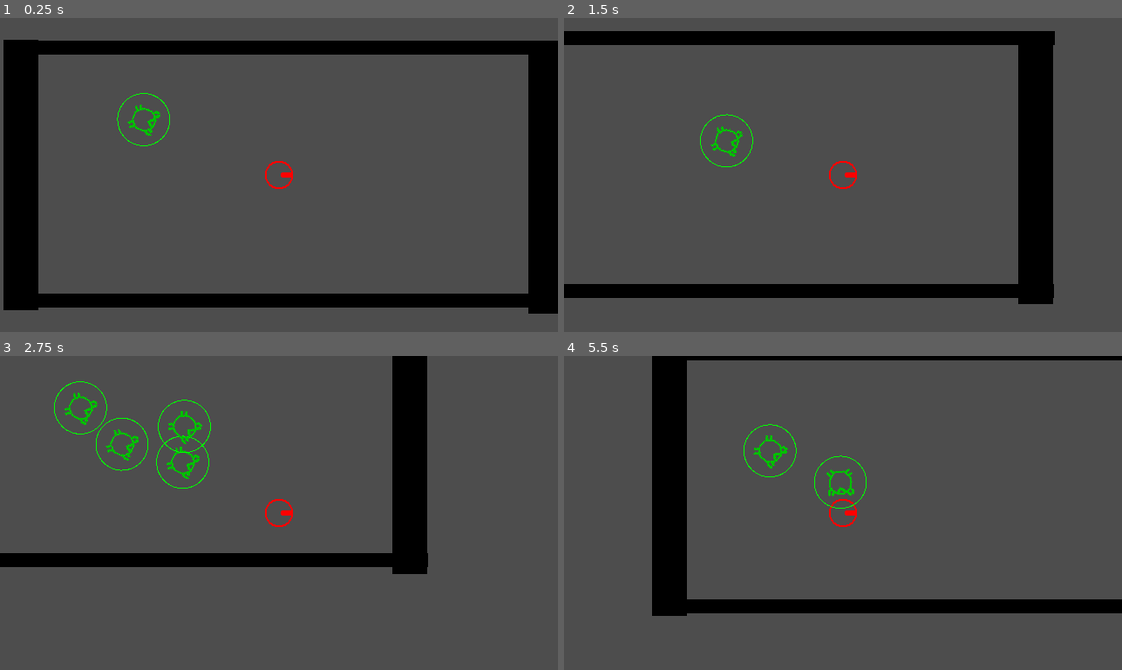
Above: before the commit, frames 1-4 (two rows, left to right).
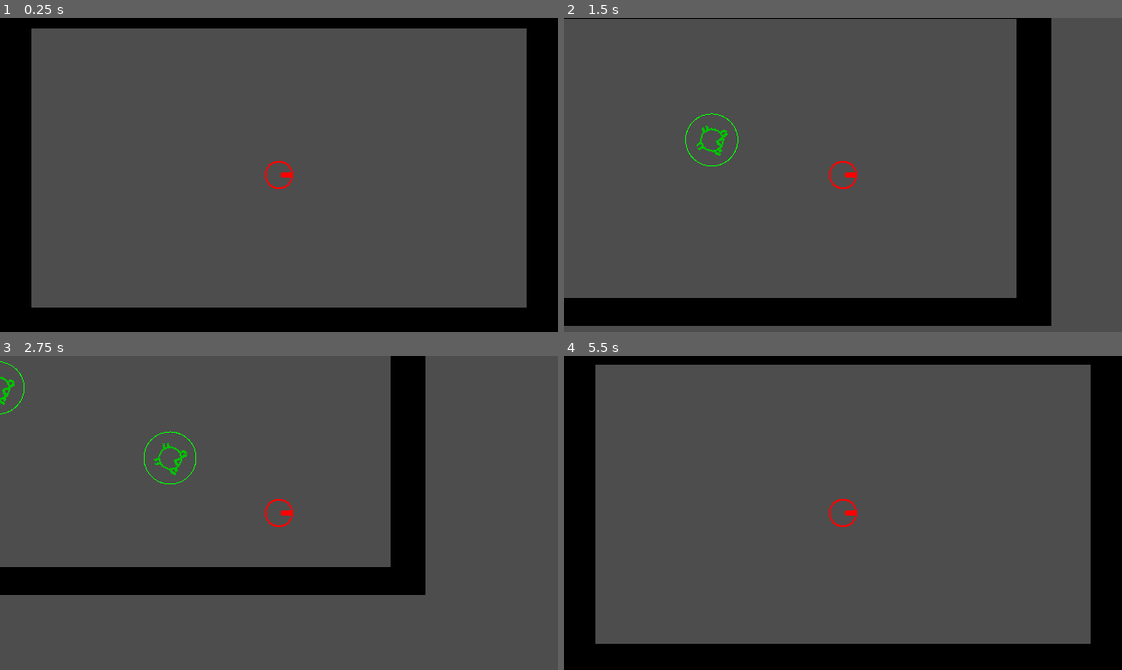
Above: after the commit, the same moments.

Repository: captaindecoy/maze
Game: Godot game, scene res://scenes/game.tscn
Same seed, same stepped clock (60 frames per second), same inputs: the game is played once before the commit and once after it.
Inputs (mouse positions are in pixels of both pictures, inside the frame that each line leads up to):
- Up to frame 1 (0.25 s): no input
- Up to frame 2 (1.5 s): move the mouse to (965, 159) at 0.52 s; hold Right (move_right) 0.53-1.28 s; click (965, 159) at 0.67 s; move the mouse to (731, 190) at 1.27 s; hold Down (move_down) from 1.28 s (still down)
- Up to frame 3 (2.75 s): move the mouse to (334, 443) at 2.02 s; release Down (move_down) at 2.03 s; hold Right (move_right) from 2.03 s (still down)
- Up to frame 4 (5.5 s): move the mouse to (815, 575) at 2.77 s; release Right (move_right) at 2.78 s; hold Up (move_up) 2.78-3.53 s; click (815, 575) at 2.92 s; move the mouse to (1010, 560) at 3.52 s; hold Left (move_left) 3.53-5.03 s; tap R (restart) at 4.15 s; move the mouse to (675, 465) at 4.27 s; move the mouse to (870, 513) at 5.02 s; hold Down (move_down) from 5.03 s (still down); click (870, 513) at 5.17 s

The runs differ from the first frame. In frame 1, 21% of the frame differs, in the area x 0-100%, y 0-100%; in frame 2, 16%; in frame 3, 11%; in frame 4, 28%.

Commit message:
- Project restructure - Fixed wall scale and snapping - Changed spawner to every second, not random chance

Diff:
--- a/scenes/bullet.tscn
+++ b/scenes/bullet.tscn
@@ -1,6 +1,6 @@
 [gd_scene load_steps=4 format=3 uid="uid://i1y83s1f1i7w"]
 
-[ext_resource type="Script" path="res://scripts/BulletRigidBody2D.gd" id="1_dr5ai"]
+[ext_resource type="Script" path="res://scripts/bullet.gd" id="1_t4wsi"]
 [ext_resource type="Texture2D" uid="uid://d0cs55eakg22v" path="res://art/spr_projectile_0.png" id="2_4ghj1"]
 
 [sub_resource type="CapsuleShape2D" id="CapsuleShape2D_noc31"]
@@ -10,7 +10,7 @@
 [node name="Bullet" type="Node2D"]
 
 [node name="BulletArea2D" type="Area2D" parent="."]
-script = ExtResource("1_dr5ai")
+script = ExtResource("1_t4wsi")
 metadata/_edit_group_ = true
 
 [node name="BulletSprite" type="Sprite2D" parent="BulletArea2D"]
--- a/scenes/game.tscn
+++ b/scenes/game.tscn
@@ -1,11 +1,10 @@
-[gd_scene load_steps=10 format=3 uid="uid://cl5cf0f1tn2v4"]
+[gd_scene load_steps=9 format=3 uid="uid://cl5cf0f1tn2v4"]
 
 [ext_resource type="Script" path="res://scripts/game.gd" id="1_dwrw0"]
-[ext_resource type="Script" path="res://scripts/Player2.gd" id="2_7quyl"]
+[ext_resource type="Script" path="res://scripts/player.gd" id="2_a773c"]
 [ext_resource type="Texture2D" uid="uid://clrno1lmvx8ri" path="res://art/onslaught_player.png" id="3_8kxwv"]
 [ext_resource type="Texture2D" uid="uid://dl47dhtsvaa6c" path="res://art/black_pixel.png" id="4_4s14d"]
-[ext_resource type="PackedScene" uid="uid://dihddno88wnsf" path="res://scenes/baddie_01.tscn" id="5_beq4l"]
-[ext_resource type="Script" path="res://scripts/Spawner.gd" id="6_qgipg"]
+[ext_resource type="Script" path="res://scripts/spawner.gd" id="5_v8ohd"]
 
 [sub_resource type="CircleShape2D" id="CircleShape2D_qp8l3"]
 
@@ -31,7 +30,7 @@
 position = Vector2(288, 160)
 collision_layer = 32768
 collision_mask = 32770
-script = ExtResource("2_7quyl")
+script = ExtResource("2_a773c")
 speed = 120
 friction = 0.2
 
@@ -46,66 +45,58 @@
 
 [node name="Walls" type="Node" parent="."]
 
-[node name="NewWall3" type="StaticBody2D" parent="Walls"]
-position = Vector2(296, 304)
-scale = Vector2(15.944, 1)
+[node name="NorthWall" type="StaticBody2D" parent="Walls"]
+position = Vector2(288, -24)
+scale = Vector2(16, 2)
 collision_layer = 3
 metadata/_edit_group_ = true
 
-[node name="WhitePixelpng" type="Sprite2D" parent="Walls/NewWall3"]
+[node name="WhitePixelpng" type="Sprite2D" parent="Walls/NorthWall"]
 scale = Vector2(40, 16)
 texture = ExtResource("4_4s14d")
 
-[node name="CollisionShape2D" type="CollisionShape2D" parent="Walls/NewWall3"]
+[node name="CollisionShape2D" type="CollisionShape2D" parent="Walls/NorthWall"]
 shape = SubResource("RectangleShape2D_i68bs")
 
-[node name="NewWall" type="StaticBody2D" parent="Walls"]
-position = Vector2(-8, 160)
-scale = Vector2(1, 19.4)
+[node name="WestWall" type="StaticBody2D" parent="Walls"]
+position = Vector2(-16, 152)
+scale = Vector2(1, 24)
 collision_layer = 3
 metadata/_edit_group_ = true
 
-[node name="WhitePixelpng" type="Sprite2D" parent="Walls/NewWall"]
+[node name="WhitePixelpng" type="Sprite2D" parent="Walls/WestWall"]
 scale = Vector2(40, 16)
 texture = ExtResource("4_4s14d")
 
-[node name="CollisionShape2D" type="CollisionShape2D" parent="Walls/NewWall"]
+[node name="CollisionShape2D" type="CollisionShape2D" parent="Walls/WestWall"]
 shape = SubResource("RectangleShape2D_i68bs")
 
-[node name="NewWall11" type="StaticBody2D" parent="Walls"]
-position = Vector2(584, 203)
-scale = Vector2(1, 19.4)
+[node name="EastWall" type="StaticBody2D" parent="Walls"]
+position = Vector2(592, 152)
+scale = Vector2(1, 24)
 collision_layer = 3
 metadata/_edit_group_ = true
 
-[node name="WhitePixelpng" type="Sprite2D" parent="Walls/NewWall11"]
-position = Vector2(10, -2)
+[node name="WhitePixelpng" type="Sprite2D" parent="Walls/EastWall"]
 scale = Vector2(40, 16)
 texture = ExtResource("4_4s14d")
 
-[node name="CollisionShape2D" type="CollisionShape2D" parent="Walls/NewWall11"]
-position = Vector2(10, -2)
+[node name="CollisionShape2D" type="CollisionShape2D" parent="Walls/EastWall"]
 shape = SubResource("RectangleShape2D_i68bs")
 
-[node name="NewWall12" type="StaticBody2D" parent="Walls"]
-position = Vector2(136, 16)
-scale = Vector2(16, 1)
+[node name="SouthWall" type="StaticBody2D" parent="Walls"]
+position = Vector2(288, 328)
+scale = Vector2(16, 2)
 collision_layer = 3
 metadata/_edit_group_ = true
 
-[node name="WhitePixelpng" type="Sprite2D" parent="Walls/NewWall12"]
-position = Vector2(10, -2)
+[node name="WhitePixelpng" type="Sprite2D" parent="Walls/SouthWall"]
 scale = Vector2(40, 16)
 texture = ExtResource("4_4s14d")
 
-[node name="CollisionShape2D" type="CollisionShape2D" parent="Walls/NewWall12"]
-position = Vector2(10, -2)
+[node name="CollisionShape2D" type="CollisionShape2D" parent="Walls/SouthWall"]
 shape = SubResource("RectangleShape2D_i68bs")
-
-[node name="Baddie01" parent="." instance=ExtResource("5_beq4l")]
-position = Vector2(112, 88)
-PlayerNodePath = NodePath("../Player")
 
 [node name="Spawner" type="Node2D" parent="."]
 process_mode = 1
-script = ExtResource("6_qgipg")
+script = ExtResource("5_v8ohd")
--- a/scenes/player_old.tscn
+++ b/scenes/player_old.tscn
@@ -1,6 +1,6 @@
 [gd_scene load_steps=5 format=3 uid="uid://cyjyobp3r7fuu"]
 
-[ext_resource type="Script" path="res://scripts/Player.gd" id="1_7te64"]
+[ext_resource type="Script" path="res://scripts/player_old.gd" id="1_7te64"]
 [ext_resource type="Texture2D" uid="uid://cmg2xcl0oc4n6" path="res://art/topdown_bw_walkdown1.png" id="2_qasgd"]
 
 [sub_resource type="RectangleShape2D" id="RectangleShape2D_ftssb"]
--- a/scripts/Player.gd
+++ b/scripts/Player.gd
@@ -1,30 +1,63 @@
-extends Area2D
+extends CharacterBody2D
 
-@export var speed = 2
+@export var speed = 200
+@export var friction = 0.01
+@export var acceleration = 0.1
+var fire_rate = 10
+var fire_rate_timer = 0
 
-# Called when the node enters the scene tree for the first time.
-func _ready():
-	pass # Replace with function body.
+var bullet_scene = preload("res://scenes/bullet.tscn")
 
+func get_input():
+	var input = Vector2()
+	if Input.is_action_pressed('move_right'):
+		input.x += 1
+	if Input.is_action_pressed('move_left'):
+		input.x -= 1
+	if Input.is_action_pressed('move_down'):
+		input.y += 1
+	if Input.is_action_pressed('move_up'):
+		input.y -= 1
+	if Input.is_action_pressed('restart'):
+		get_tree().reload_current_scene()
+	if Input.is_action_just_pressed('toggle_fullscreen'):
+		var mode = DisplayServer.window_get_mode()
+		if mode == DisplayServer.WINDOW_MODE_WINDOWED:
+			DisplayServer.window_set_mode(DisplayServer.WINDOW_MODE_FULLSCREEN)
+		else:
+			DisplayServer.window_set_mode(DisplayServer.WINDOW_MODE_WINDOWED)
+	return input
 
-# Called every frame. 'delta' is the elapsed time since the previous frame.
-func _process(delta):
-	var velocity = Vector2.ZERO # The player's movement vector.
-	if Input.is_action_pressed("move_right"):
-		$AnimatedSprite2D.flip_h = true;
-		velocity.x += 1
-	if Input.is_action_pressed("move_left"):
-		$AnimatedSprite2D.flip_h = false;
-		velocity.x -= 1
-	if Input.is_action_pressed("move_down"):
-		velocity.y += 1
-	if Input.is_action_pressed("move_up"):
-		velocity.y -= 1
+func _physics_process(delta):
+	if fire_rate_timer > 0:
+		fire_rate_timer -= 1
 
-	if velocity.length() > 0:
-		velocity = velocity.normalized() * speed
+	# Right stick aiming and firing
+	var rs_look : Vector2 = Vector2(0,0)
+	var deadzone = 0.3
+	rs_look.y = Input.get_joy_axis(0, JOY_AXIS_RIGHT_Y)
+	rs_look.x = Input.get_joy_axis(0, JOY_AXIS_RIGHT_X)
+	if rs_look.length() >= deadzone:
+		rotation = rs_look.angle()
+		if fire_rate_timer == 0:
+			var instance = bullet_scene.instantiate()
+			owner.add_child(instance)
+			instance.transform = transform
+			fire_rate_timer = fire_rate
 
-	position += velocity * delta
-	#position = position.clamp(Vector2.ZERO, screen_size)
+	# Left stick moving
+	var direction = get_input()
+	if direction.length() > 0:
+		velocity = velocity.lerp(direction.normalized() * speed, acceleration)
+	else:
+		velocity = velocity.lerp(Vector2.ZERO, friction)
 
-	#move_
+	move_and_slide()
+
+func die():
+	get_tree().reload_current_scene()
+	#var restart_event = InputEventAction.new()
+	#restart_event.action = "restart"
+	#restart_event.pressed = true
+	#Input.parse_input_event(restart_event)
+	#queue_free()
--- a/scripts/Player2.gd
+++ /dev/null
@@ -1,63 +0,0 @@
-extends CharacterBody2D
-
-@export var speed = 200
-@export var friction = 0.01
-@export var acceleration = 0.1
-var fire_rate = 10
-var fire_rate_timer = 0
-
-var bullet_scene = preload("res://scenes/bullet.tscn")
-
-func get_input():
-	var input = Vector2()
-	if Input.is_action_pressed('move_right'):
-		input.x += 1
-	if Input.is_action_pressed('move_left'):
-		input.x -= 1
-	if Input.is_action_pressed('move_down'):
-		input.y += 1
-	if Input.is_action_pressed('move_up'):
-		input.y -= 1
-	if Input.is_action_pressed('restart'):
-		get_tree().reload_current_scene()
-	if Input.is_action_just_pressed('toggle_fullscreen'):
-		var mode = DisplayServer.window_get_mode()
-		if mode == DisplayServer.WINDOW_MODE_WINDOWED:
-			DisplayServer.window_set_mode(DisplayServer.WINDOW_MODE_FULLSCREEN)
-		else:
-			DisplayServer.window_set_mode(DisplayServer.WINDOW_MODE_WINDOWED)
-	return input
-
-func _physics_process(delta):
-	if fire_rate_timer > 0:
-		fire_rate_timer -= 1
-
-	# Right stick aiming and firing
-	var rs_look : Vector2 = Vector2(0,0)
-	var deadzone = 0.3
-	rs_look.y = Input.get_joy_axis(0, JOY_AXIS_RIGHT_Y)
-	rs_look.x = Input.get_joy_axis(0, JOY_AXIS_RIGHT_X)
-	if rs_look.length() >= deadzone:
-		rotation = rs_look.angle()
-		if fire_rate_timer == 0:
-			var instance = bullet_scene.instantiate()
-			owner.add_child(instance)
-			instance.transform = transform
-			fire_rate_timer = fire_rate
-
-	# Left stick moving
-	var direction = get_input()
-	if direction.length() > 0:
-		velocity = velocity.lerp(direction.normalized() * speed, acceleration)
-	else:
-		velocity = velocity.lerp(Vector2.ZERO, friction)
-
-	move_and_slide()
-
-func die():
-	get_tree().reload_current_scene()
-	#var restart_event = InputEventAction.new()
-	#restart_event.action = "restart"
-	#restart_event.pressed = true
-	#Input.parse_input_event(restart_event)
-	#queue_free()
--- a/scripts/Spawner.gd
+++ b/scripts/Spawner.gd
@@ -1,6 +1,7 @@
 extends Node2D
 
 var baddie01_scene = preload("res://scenes/baddie_01.tscn")
+var timer: float = 1.0
 # Called when the node enters the scene tree for the first time.
 func _ready():
 	pass # Replace with function body.
@@ -8,12 +9,17 @@
 
 # Called every frame. 'delta' is the elapsed time since the previous frame.
 func _process(delta):
-	var result = randi_range(0,30)
+	#var result = randi_range(0,30)
 	#print(result)
-	if result == 1:
+	#if result == 1:
+	#print(delta)
+	if timer > 0:
+		timer -= delta
+	else:
 		#print("")
 		var instance = baddie01_scene.instantiate()
 		instance.position = Vector2(randi_range(64, 512),randi_range(64, 256))
 		#instance.PlayerNodePath = get_node("Player")
 		owner.add_child(instance)
+		timer = 1.0
 	pass
--- /dev/null
+++ b/scripts/player_old.gd
@@ -0,0 +1,30 @@
+extends Area2D
+
+@export var speed = 2
+
+# Called when the node enters the scene tree for the first time.
+func _ready():
+	pass # Replace with function body.
+
+
+# Called every frame. 'delta' is the elapsed time since the previous frame.
+func _process(delta):
+	var velocity = Vector2.ZERO # The player's movement vector.
+	if Input.is_action_pressed("move_right"):
+		$AnimatedSprite2D.flip_h = true;
+		velocity.x += 1
+	if Input.is_action_pressed("move_left"):
+		$AnimatedSprite2D.flip_h = false;
+		velocity.x -= 1
+	if Input.is_action_pressed("move_down"):
+		velocity.y += 1
+	if Input.is_action_pressed("move_up"):
+		velocity.y -= 1
+
+	if velocity.length() > 0:
+		velocity = velocity.normalized() * speed
+
+	position += velocity * delta
+	#position = position.clamp(Vector2.ZERO, screen_size)
+
+	#move_
Renamed: scripts/BulletRigidBody2D.gd -> scripts/bullet.gd
